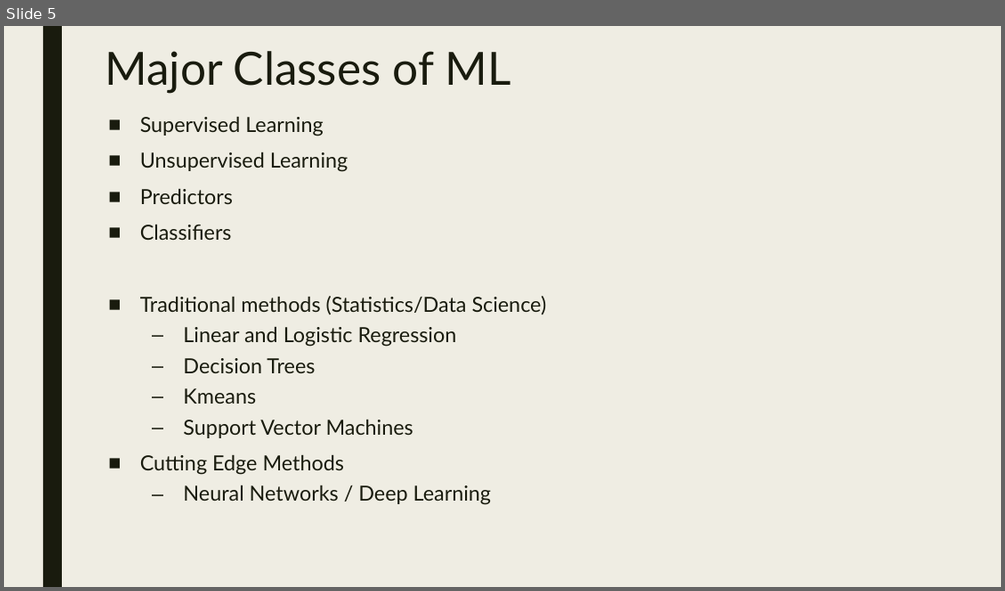
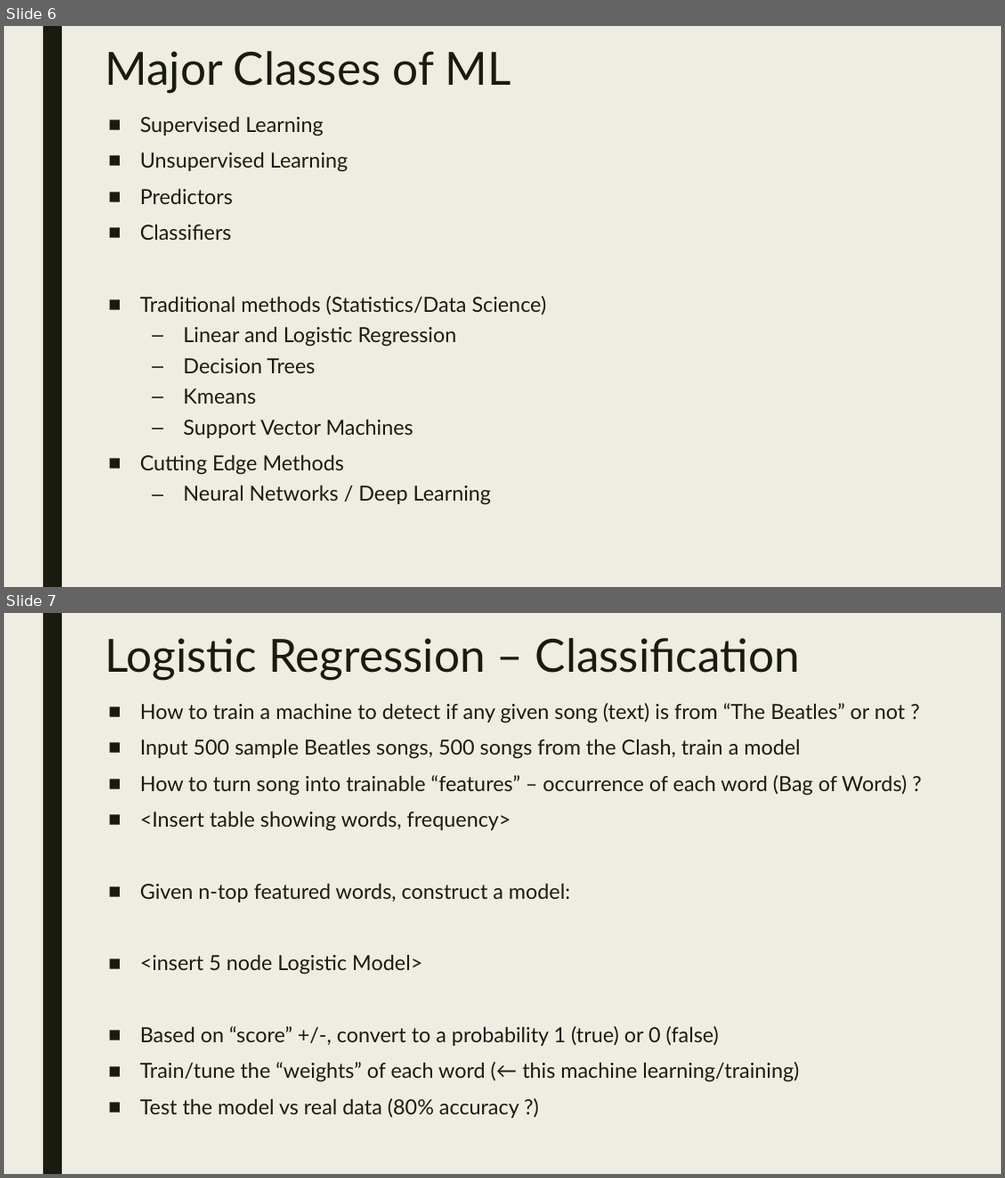
Before and after one commit to dougfoo/machineLearning, a slide deck: talks/MachineLearning101.pptx. Shown one above the other, each under a label of ours: slide 5 before the commit, slides 6 and 7 after it. The pictures are 1005x591 and 1005x1178 pixels, drawn with LibreOffice and Linux fonts; fonts in the diff are those of the drawing. Boxes give left, top, right and bottom in pixels: in the first picture for what was removed or moved away, otherwise in the second. Text is boxed around its words. In the diff, an @@ line names an element or a change of style, - is before the commit and + after.

```diff
--- a/talks/MachineLearning101.pptx
+++ b/talks/MachineLearning101.pptx
@@ slide 7 added at <box>4,613,1001,1174</box>, background #EFEDE3; not listed: 1 template element that a slide beside it also shows @@
@@ title added at <box>105,638,800,680</box>, 44 pt, text #191B0E @@
+Logistic Regression – Classification
@@ text added at <box>140,703,906,1118</box>, 20 pt, text #191B0E @@
+■ How to train a machine to detect if any given song (text) is from “The Beatles” or not ?
+■ Input 500 sample Beatles songs, 500 songs from the Clash, train a model
+■ How to turn song into trainable “features” – occurrence of each word (Bag of Words) ?
+■ <Insert table showing words, frequency>
+■ Given n-top featured words, construct a model:
+■ <insert 5 node Logistic Model>
+■ Based on “score” +/-, convert to a probability 1 (true) or 0 (false)
+■ Train/tune the “weights” of each word (← this machine learning/training)
+■ Test the model vs real data (80% accuracy ?)
@@ what was slide 5 is now slide 6 @@
```
Also in this commit, not shown: 2 slides changed, 9 other slides added.
